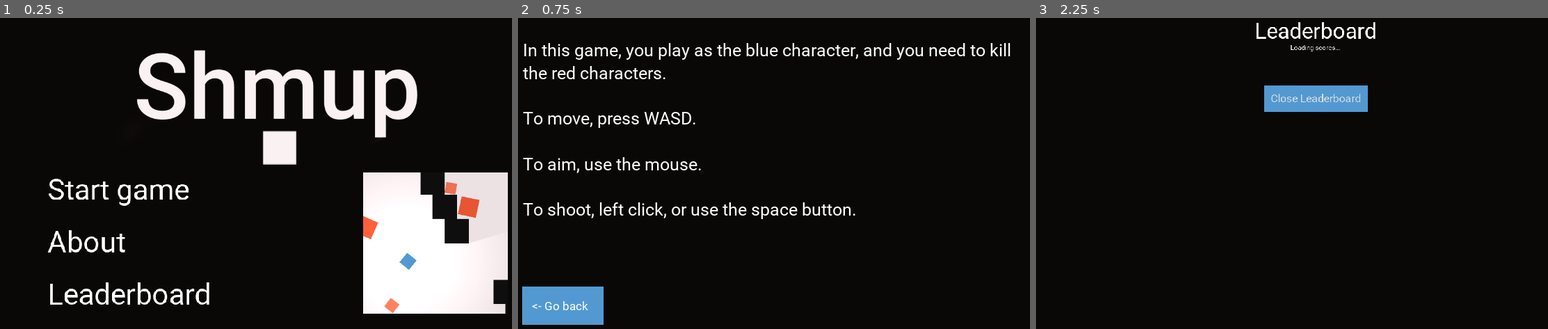
Above: before the commit, frames 1-3 (left to right).
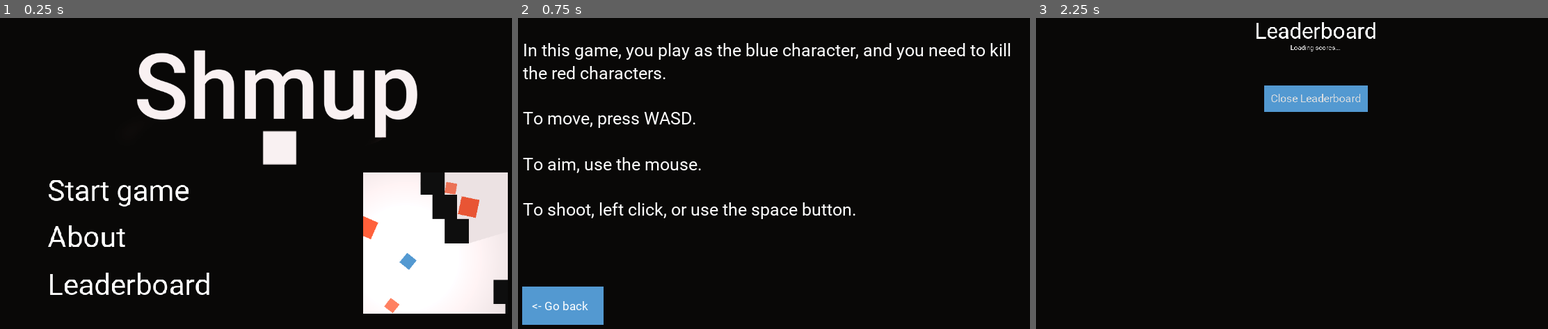
Above: after the commit, the same moments.

Repository: vivipu/boxshmup
Game: Godot game, scene res://TitleScreen.tscn
The game is run twice, just before and just after one commit, with the same random seed, the same clock (stepped at 60 frames per second) and the same inputs.
Inputs:
- Up to frame 1 (0.25 s): no input
- Up to frame 2 (0.75 s): click "About" at 0.5 s
- Up to frame 3 (2.25 s): click "<- Go back" at 1.25 s; click "Leaderboard" at 2 s

The runs differ from the first frame. In frame 1, 2.0% of the frame differs, in the area x 9-41%, y 51-93%; in frame 2, nothing differs; in frame 3, nothing differs.

Commit message:
fixed titlescreen bug

Diff:
--- a/Shmup/Fullscreen.tscn
+++ b/Shmup/Fullscreen.tscn
@@ -3,7 +3,7 @@
 [ext_resource path="res://Options.tscn" type="PackedScene" id=1]
 
 [node name="MenuButton" instance=ExtResource( 1 )]
-margin_right = 380.0
+margin_right = 500.0
 
 [node name="Label" parent="." index="0"]
 margin_right = -70.0
--- a/Shmup/MenuButton.tscn
+++ b/Shmup/MenuButton.tscn
@@ -1,7 +1,19 @@
-[gd_scene load_steps=4 format=2]
+[gd_scene load_steps=8 format=2]
 
 [ext_resource path="res://Roboto-Regular.ttf" type="DynamicFontData" id=1]
 [ext_resource path="res://MenuButton.gd" type="Script" id=2]
+
+[sub_resource type="StyleBoxFlat" id=2]
+bg_color = Color( 0.329412, 0.603922, 0.823529, 1 )
+
+[sub_resource type="StyleBoxFlat" id=5]
+bg_color = Color( 0.329412, 0.603922, 0.823529, 1 )
+
+[sub_resource type="StyleBoxFlat" id=3]
+bg_color = Color( 0.329412, 0.603922, 0.823529, 1 )
+
+[sub_resource type="StyleBoxFlat" id=4]
+bg_color = Color( 0.329412, 0.603922, 0.823529, 1 )
 
 [sub_resource type="DynamicFont" id=1]
 size = 64
@@ -10,16 +22,16 @@
 [node name="MenuButton" type="Button"]
 margin_right = 360.0
 margin_bottom = 80.0
+custom_styles/hover = SubResource( 2 )
+custom_styles/pressed = SubResource( 5 )
+custom_styles/disabled = SubResource( 3 )
+custom_styles/normal = SubResource( 4 )
 script = ExtResource( 2 )
-__meta__ = {
-"_edit_use_anchors_": false
-}
 
 [node name="Label" type="Label" parent="."]
 anchor_right = 1.0
 anchor_bottom = 1.0
+margin_top = 2.0
+margin_bottom = 2.0
 custom_fonts/font = SubResource( 1 )
 text = "Start game"
-__meta__ = {
-"_edit_use_anchors_": false
-}
--- a/Shmup/Options.tscn
+++ b/Shmup/Options.tscn
@@ -1,7 +1,16 @@
-[gd_scene load_steps=4 format=2]
+[gd_scene load_steps=7 format=2]
 
 [ext_resource path="res://Roboto-Regular.ttf" type="DynamicFontData" id=1]
 [ext_resource path="res://MenuButton.gd" type="Script" id=2]
+
+[sub_resource type="StyleBoxFlat" id=2]
+bg_color = Color( 0.329412, 0.603922, 0.823529, 1 )
+
+[sub_resource type="StyleBoxFlat" id=3]
+bg_color = Color( 0.329412, 0.603922, 0.823529, 1 )
+
+[sub_resource type="StyleBoxFlat" id=4]
+bg_color = Color( 0.329412, 0.603922, 0.823529, 1 )
 
 [sub_resource type="DynamicFont" id=1]
 size = 64
@@ -10,6 +19,9 @@
 [node name="MenuButton" type="Button"]
 margin_right = 360.0
 margin_bottom = 80.0
+custom_styles/hover = SubResource( 2 )
+custom_styles/disabled = SubResource( 3 )
+custom_styles/normal = SubResource( 4 )
 script = ExtResource( 2 )
 
 [node name="Label" type="Label" parent="."]
--- a/Shmup/TitleScreen.tscn
+++ b/Shmup/TitleScreen.tscn
@@ -57,9 +57,9 @@
 scene_to_load = "res://World.tscn"
 
 [node name="Options" parent="Menu/CenterRow/Buttons" instance=ExtResource( 3 )]
-margin_top = 115.0
+margin_top = 104.0
 margin_right = 180.0
-margin_bottom = 195.0
+margin_bottom = 184.0
 rect_min_size = Vector2( 180, 80 )
 size_flags_horizontal = 0
 size_flags_vertical = 2
@@ -67,14 +67,13 @@
 scene_to_load = "res://AboutMenu.tscn"
 
 [node name="Fullscreen" parent="Menu/CenterRow/Buttons" instance=ExtResource( 8 )]
-margin_top = 230.0
-margin_right = 688.0
-margin_bottom = 310.0
-rect_min_size = Vector2( 0, 80 )
+margin_top = 209.0
+margin_right = 400.0
+margin_bottom = 289.0
+rect_min_size = Vector2( 400, 80 )
+size_flags_horizontal = 0
+size_flags_vertical = 2
 flat = true
-__meta__ = {
-"_edit_use_anchors_": false
-}
 
 [node name="CenterContainer" type="CenterContainer" parent="Menu/CenterRow"]
 margin_left = 692.0
--- a/Shmup/World.tscn
+++ b/Shmup/World.tscn
@@ -165,10 +165,11 @@
 fit_content_height = true
 
 [node name="Score" type="RichTextLabel" parent="CanvasLayer/GameOver"]
-margin_left = 559.0
-margin_top = 281.0
-margin_right = 599.0
-margin_bottom = 321.0
+margin_left = 555.0
+margin_top = 280.0
+margin_right = 595.0
+margin_bottom = 320.0
+rect_scale = Vector2( 1.04318, 1.00561 )
 custom_fonts/normal_font = ExtResource( 12 )
 text = "0"
 
